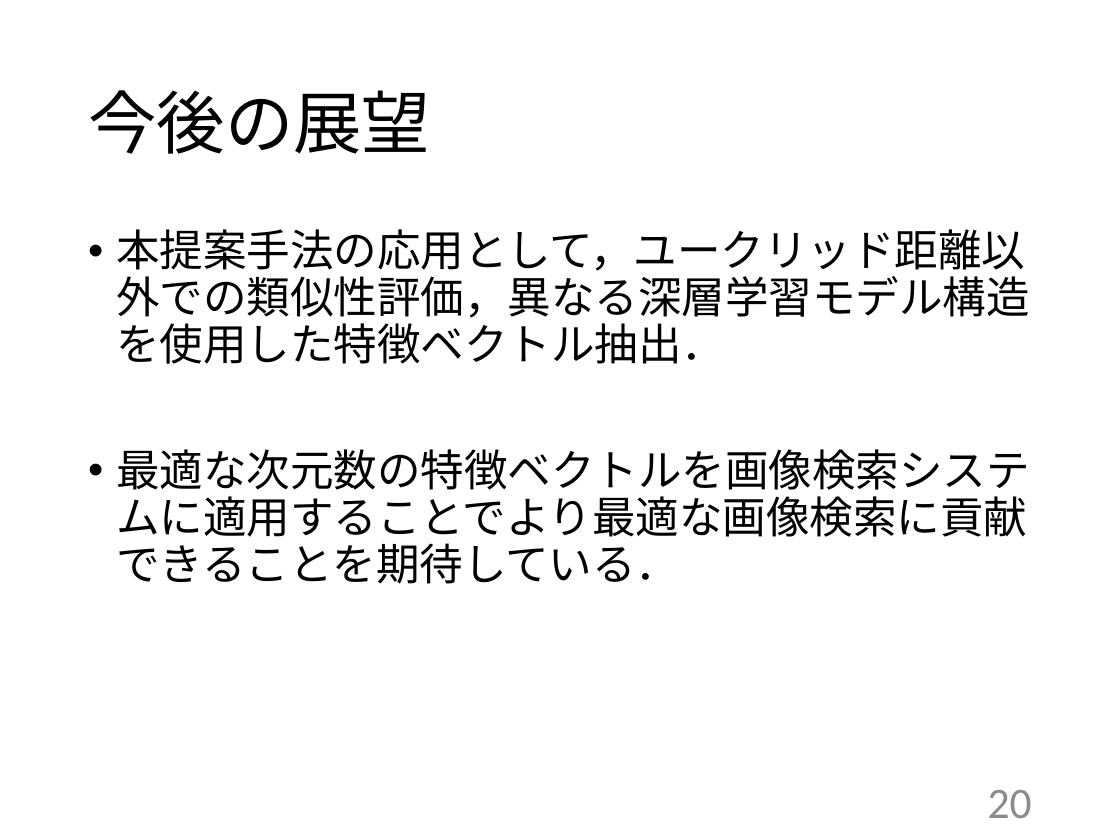
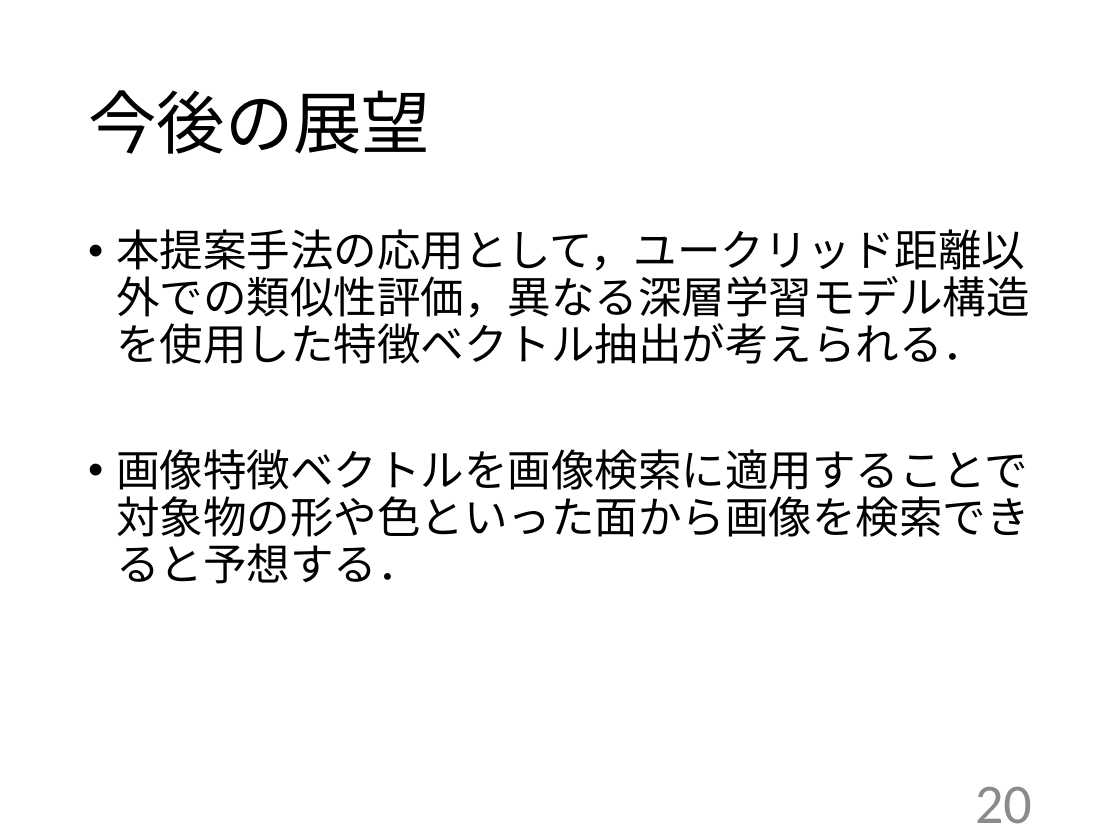
Before and after one commit to kait-takanolab/1821005-yoshioka-thesis, a slide deck: slide 20 of 卒研発表/1821005_yoshioka_thesis.pptx. Drawn at 1120x840 pixels with LibreOffice and Linux fonts; fonts in the diff are those of the drawing. Boxes give left, top, right and bottom in pixels: in the first picture for what was removed or moved away, otherwise in the second. Text is boxed around its words. In the diff, an @@ line names an element or a change of style, - is before the commit and + after.

```diff
--- a/卒研発表/1821005_yoshioka_thesis.pptx
+++ b/卒研発表/1821005_yoshioka_thesis.pptx
@@ text at (x1=116, y1=229, x2=1029, y2=584): text changed @@
-• 本提案手法の応用として，ユークリッド距離以外での類似性評価，異なる深層学習モデル構造を使用した特徴ベクトル抽出．
-• 最適な次元数の特徴ベクトルを画像検索システムに適用することでより最適な画像検索に貢献できることを期待している．
+• 本提案手法の応用として，ユークリッド距離以外での類似性評価，異なる深層学習モデル構造を使用した特徴ベクトル抽出が考えられる．
+• 画像特徴ベクトルを画像検索に適用することで対象物の形や色といった面から画像を検索できると予想する．
@@ page number at (x1=975, y1=787, x2=1032, y2=824): size 28 to 36 pt @@
```
Also in this commit, not shown: 1 other slide changed, 1 slide added.
